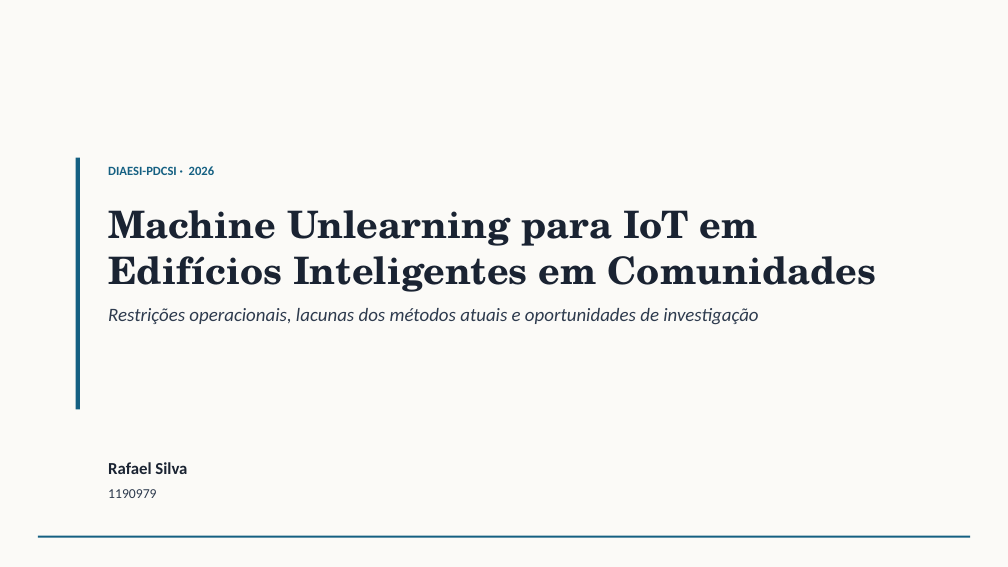
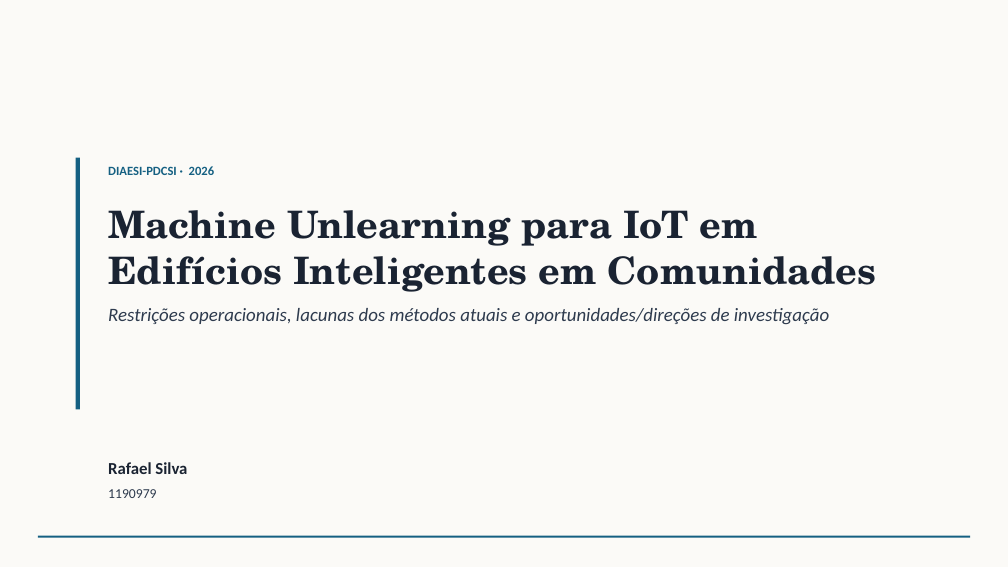
Before and after one commit to rafaeldpsilva/sa4cps-vault, a slide deck: slide 1 of Entregas PhD/machine-unlearning.pptx. Drawn at 1008x567 pixels with LibreOffice and Linux fonts; fonts in the diff are those of the drawing. Boxes give left, top, right and bottom in pixels: in the first picture for what was removed or moved away, otherwise in the second. Text is boxed around its words. In the diff, an @@ line names an element or a change of style, - is before the commit and + after.

```diff
--- a/Entregas PhD/machine-unlearning.pptx
+++ b/Entregas PhD/machine-unlearning.pptx
@@ text at bbox=[108, 308, 829, 324]: text changed @@
-Restrições operacionais, lacunas dos métodos atuais e oportunidades de investigação
+Restrições operacionais, lacunas dos métodos atuais e oportunidades/direções de investigação
```
Also in this commit, not shown: 2 other files.
